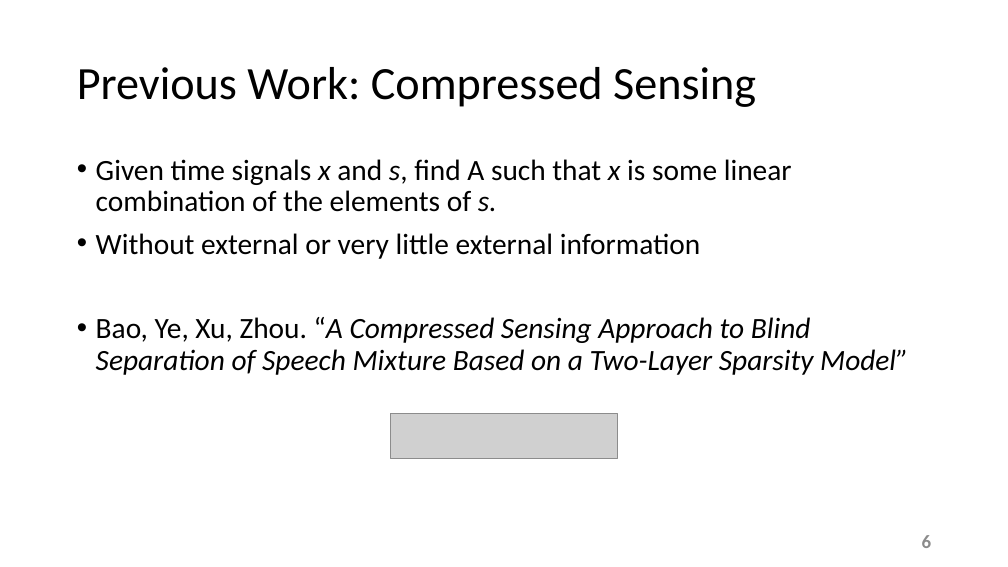
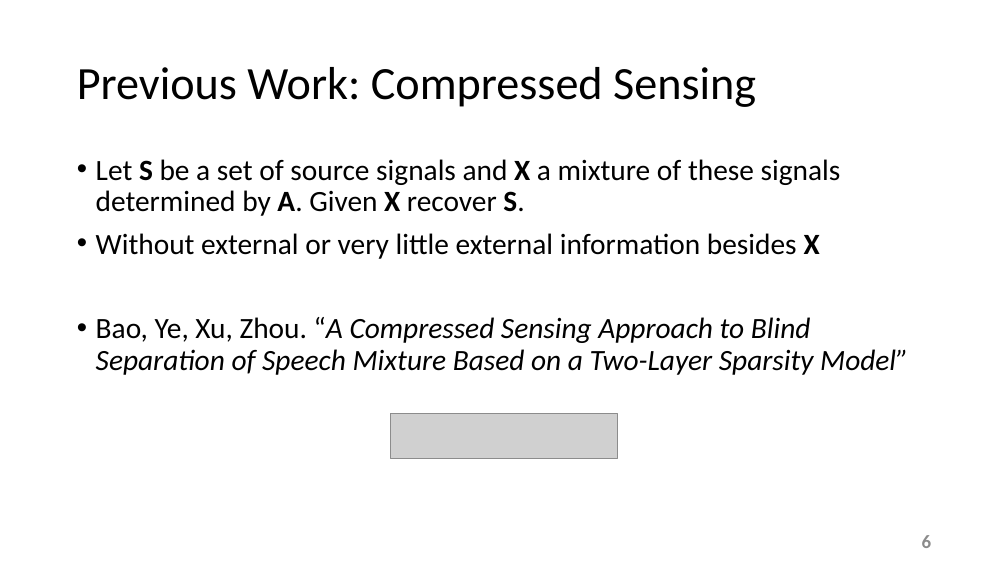
Before and after one commit to esaracin/compressive-sensing-cocktail-party-problem, a slide deck: slide 6 of slide/slides.pptx. Drawn at 1008x567 pixels with LibreOffice and Linux fonts; fonts in the diff are those of the drawing; grey boxes stand for pictures; background and template pictures are left out. Boxes give left, top, right and bottom in pixels: in the first picture for what was removed or moved away, otherwise in the second. Text is boxed around its words. In the diff, an @@ line names an element or a change of style, - is before the commit and + after.

```diff
--- a/slide/slides.pptx
+++ b/slide/slides.pptx
@@ text at box(96, 159, 841, 259): text changed @@
-• Given time signals x and s, find A such that x is some linear combination of the elements of s.
-• Without external or very little external information
+• Let S be a set of source signals and X a mixture of these signals determined by A. Given X recover S.
+• Without external or very little external information besides X
```
Also in this commit, not shown: 2 other slides changed.
